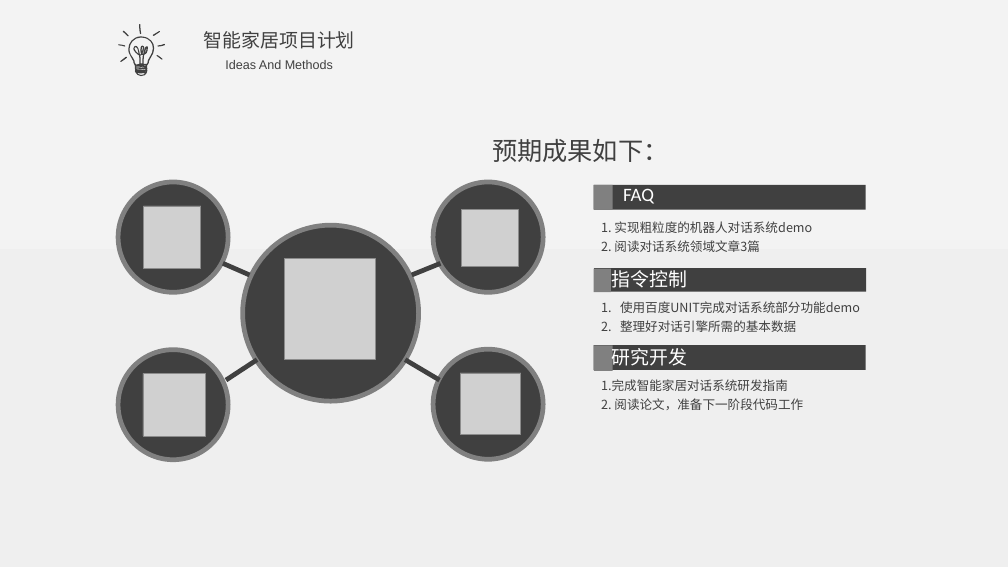
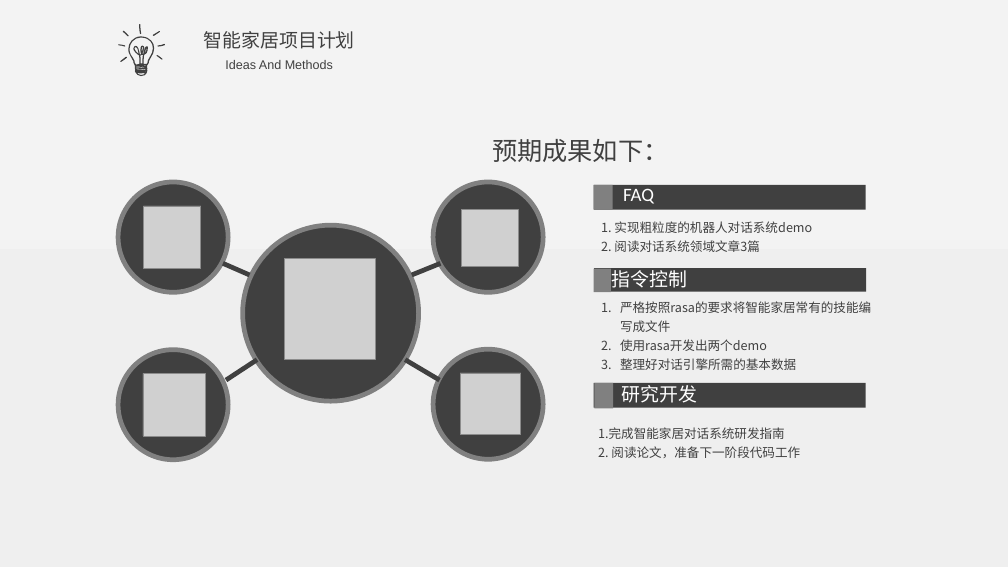
Before and after one commit to SCU-B418/Intelligent-Furniture, a slide deck: slide 13 of PPT/智能家居项目进度20181211.pptx. Drawn at 1008x567 pixels with LibreOffice and Linux fonts; fonts in the diff are those of the drawing; grey boxes stand for pictures. Boxes give left, top, right and bottom in pixels: in the first picture for what was removed or moved away, otherwise in the second. Text is boxed around its words. In the diff, an @@ line names an element or a change of style, - is before the commit and + after.

```diff
--- a/PPT/智能家居项目进度20181211.pptx
+++ b/PPT/智能家居项目进度20181211.pptx
@@ text at box(620, 301, 871, 351): text changed @@
-1. 使用百度UNIT完成对话系统部分功能demo
+1. 严格按照rasa的要求将智能家居常有的技能编写成文件
+2. 使用rasa开发出两个demo
@@ rectangle: place and size @@
-rectangle at box(594, 346, 613, 371)
+rectangle at box(594, 383, 613, 408)
@@ rectangle: place and size @@
-rectangle at box(594, 346, 866, 371)
+rectangle at box(594, 383, 866, 408)
@@ text "研究开发": place and size @@
-text "研究开发" at box(612, 346, 688, 370)
+text "研究开发" at box(621, 381, 697, 403)
@@ text "1.完成智能家居对话系统研发指南": place and size @@
-text "1.完成智能家居对话系统研发指南" at box(601, 379, 803, 410)
+text "1.完成智能家居对话系统研发指南" at box(598, 427, 800, 458)
```
Also in this commit, not shown: 2 other slides changed.
